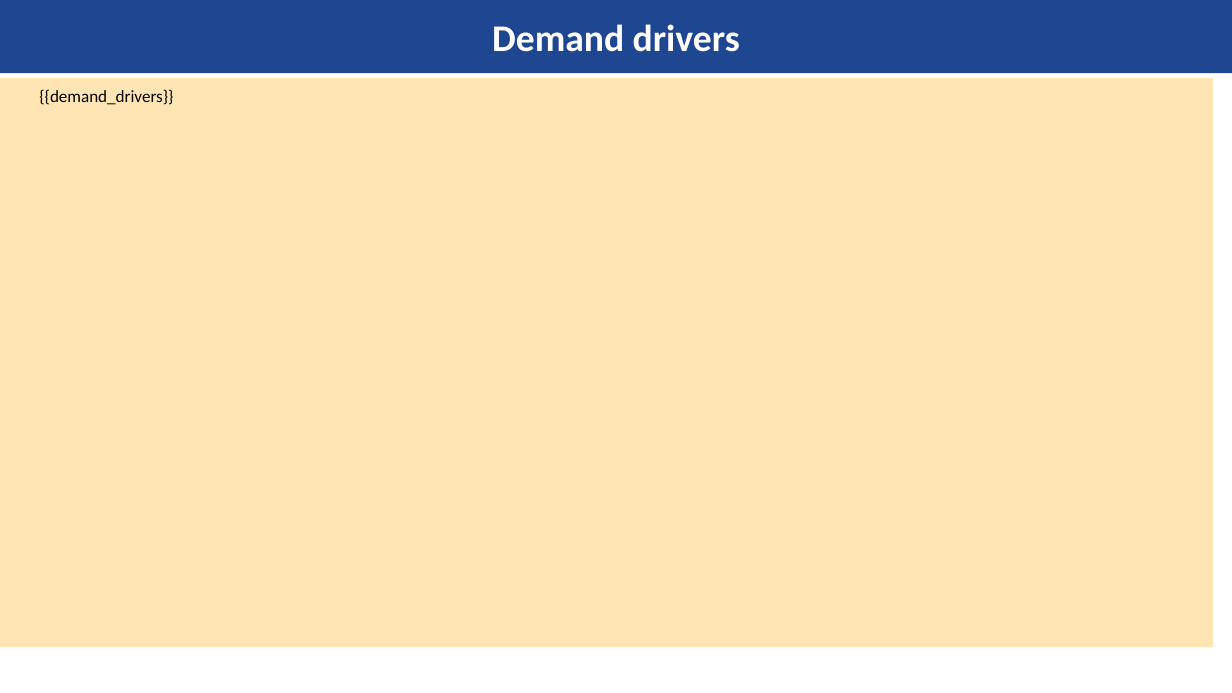
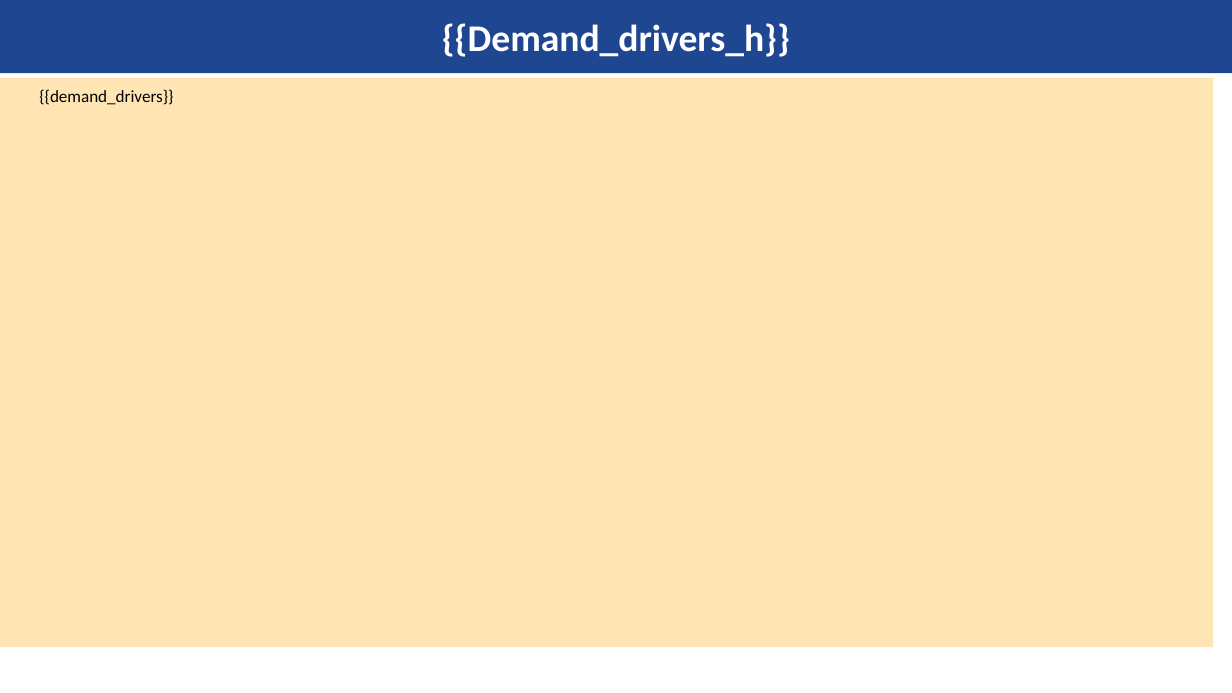
Before and after one commit to kishanyash/fluffy-lamp, a slide deck: slide 8 of master_template.pptx (slide 9 before the commit). Drawn at 1232x693 pixels with LibreOffice and Linux fonts; fonts in the diff are those of the drawing; background and template pictures are left out. Boxes give left, top, right and bottom in pixels: in the first picture for what was removed or moved away, otherwise in the second. Text is boxed around its words. In the diff, an @@ line names an element or a change of style, - is before the commit and + after.

```diff
--- a/master_template.pptx
+++ b/master_template.pptx
@@ title at (442, 23, 790, 57): text changed @@
-Demand drivers
+{{Demand_drivers_h}}
```
Also in this commit, not shown: 10 other slides changed, 1 slide removed, 6 other files.
